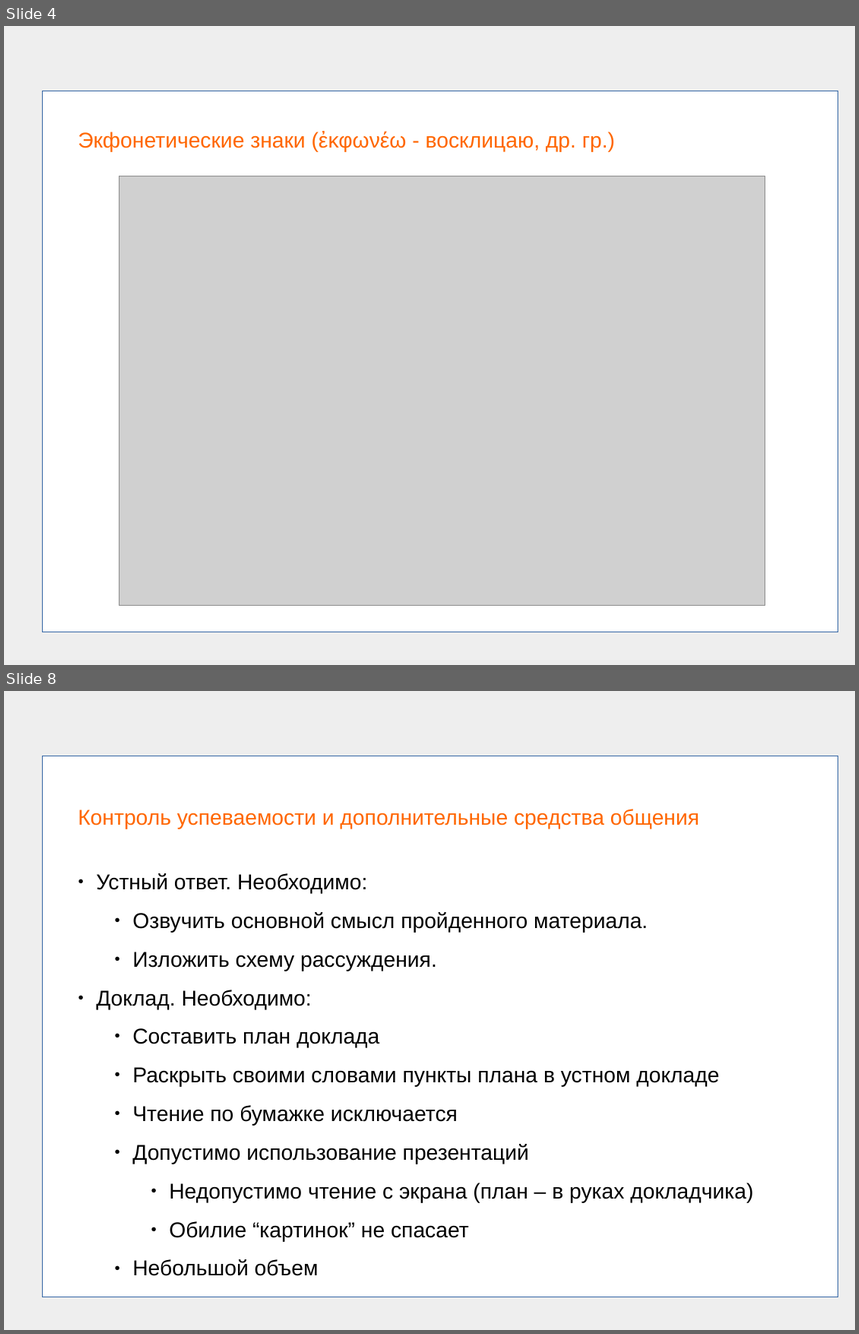
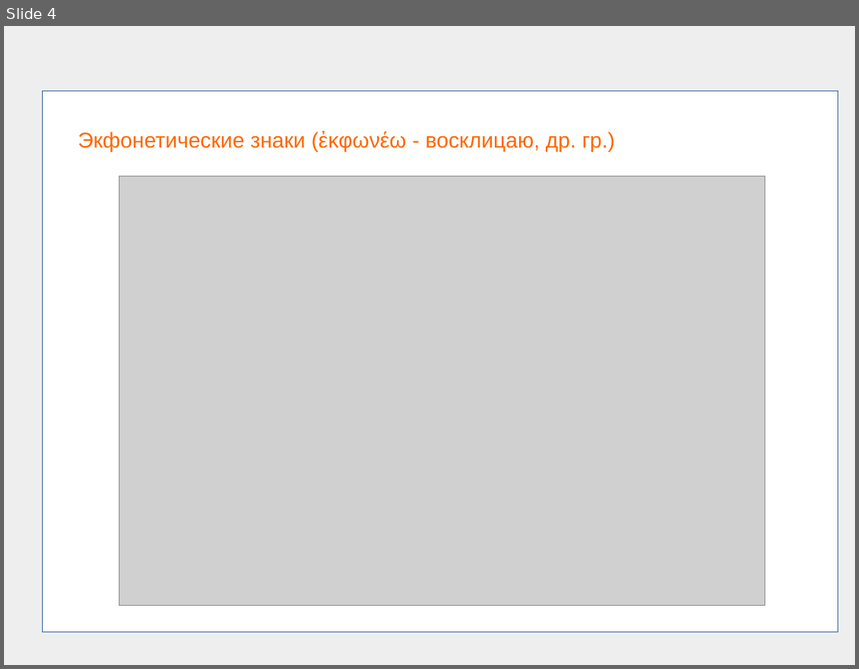
Before and after one commit to frpaul/ob, a slide deck: presentations/Church_reading.odp. Shown one above the other, each under a label of ours: slides 4 and 8 before the commit, slide 4 after it; the slides between them are not shown. The pictures are 859x1334 and 859x669 pixels, drawn with LibreOffice and Linux fonts; fonts in the diff are those of the drawing; grey boxes stand for pictures. Boxes give left, top, right and bottom in pixels: in the first picture for what was removed or moved away, otherwise in the second. Text is boxed around its words. In the diff, an @@ line names an element or a change of style, - is before the commit and + after.

```diff
--- a/presentations/Church_reading.odp
+++ b/presentations/Church_reading.odp
@@ slide 8 removed at [4, 691, 855, 1330], background #EEEEEE @@
@@ rectangle removed at [43, 756, 838, 1297] @@
@@ subtitle removed at [78, 809, 753, 1276] @@
-Контроль успеваемости и дополнительные средства общения
-● Устный ответ. Необходимо:
-    ● Озвучить основной смысл пройденного материала.
-    ● Изложить схему рассуждения.
-● Доклад. Необходимо:
-    ● Составить план доклада
-    ● Раскрыть своими словами пункты плана в устном докладе
-    ● Чтение по бумажке исключается
-    ● Допустимо использование презентаций
-        ● Недопустимо чтение с экрана (план – в руках докладчика)
-        ● Обилие “картинок” не спасает
-    ● Небольшой объем
```
Also in this commit, not shown: 2 slides changed, 4 slides added, 5 other slides removed, 12 other files.
